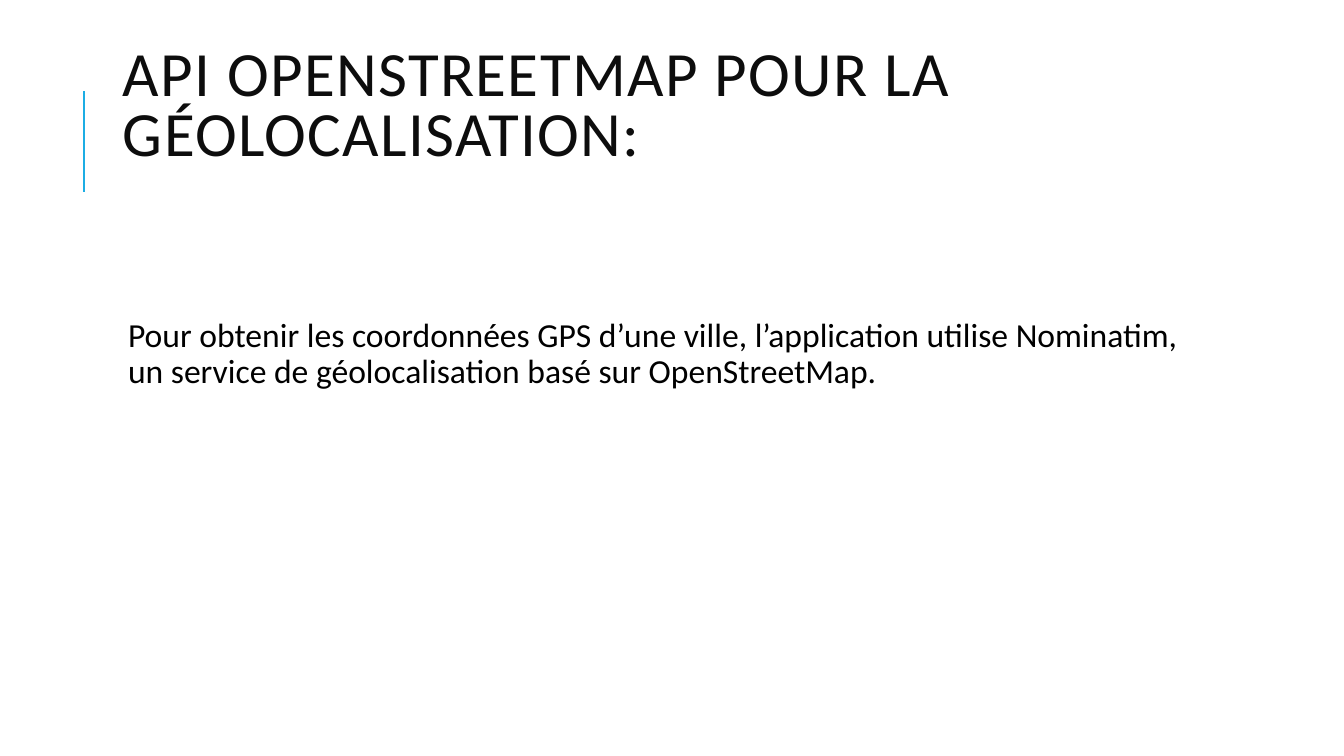
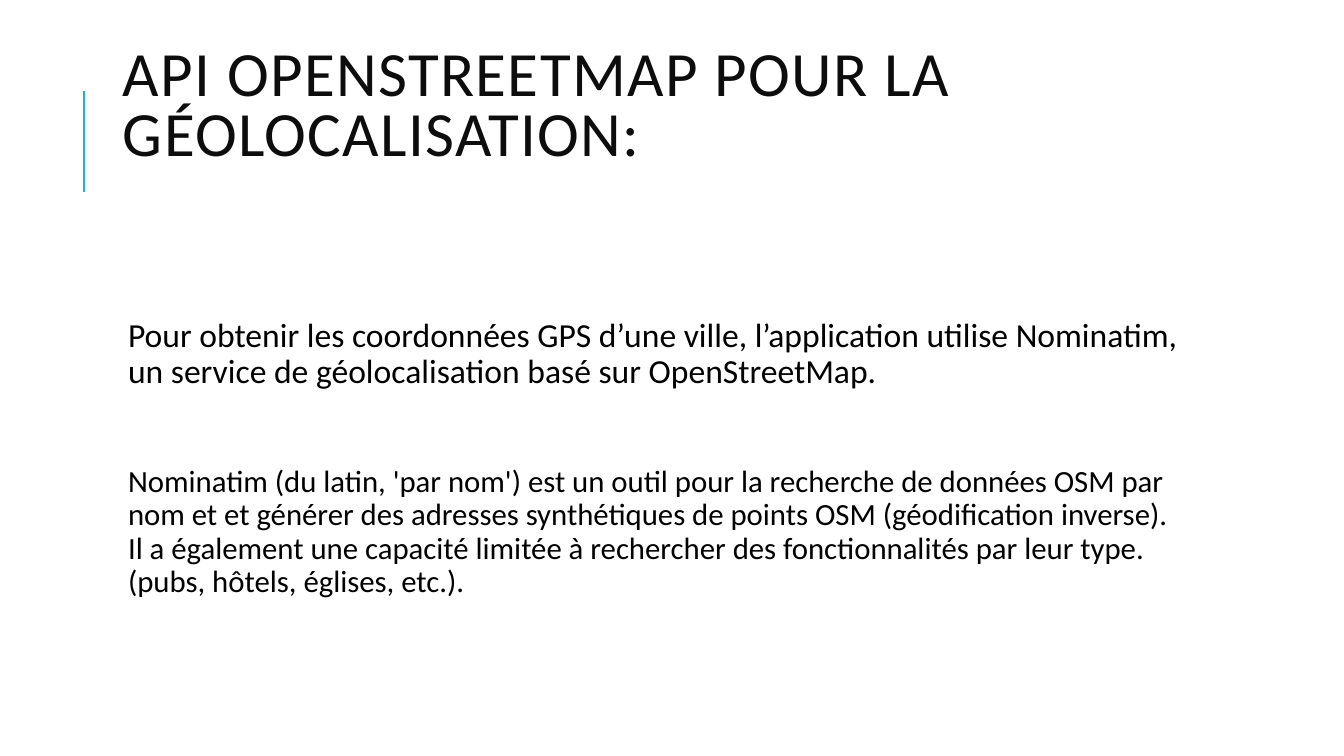
Before and after one commit to sebbdxia/VW---Vocal-Weather-version-2025-, a slide deck: slide 9 of 3-Documentation/Application Météo.pptx (slide 8 before the commit). Drawn at 1344x756 pixels with LibreOffice and Linux fonts; fonts in the diff are those of the drawing. Boxes give left, top, right and bottom in pixels: in the first picture for what was removed or moved away, otherwise in the second. Text is boxed around its words. In the diff, an @@ line names an element or a change of style, - is before the commit and + after.

```diff
--- a/3-Documentation/Application Météo.pptx
+++ b/3-Documentation/Application Météo.pptx
@@ text at box(128, 469, 1167, 598): paragraph added @@
+  Nominatim (du latin, 'par nom') est un outil pour la recherche de données OSM par nom et et générer des adresses synthétiques de points OSM (géodification inverse). Il a également une capacité limitée à rechercher des fonctionnalités par leur type. (pubs, hôtels, églises, etc.).
```
Also in this commit, not shown: 1 slide added, 6 other files.
